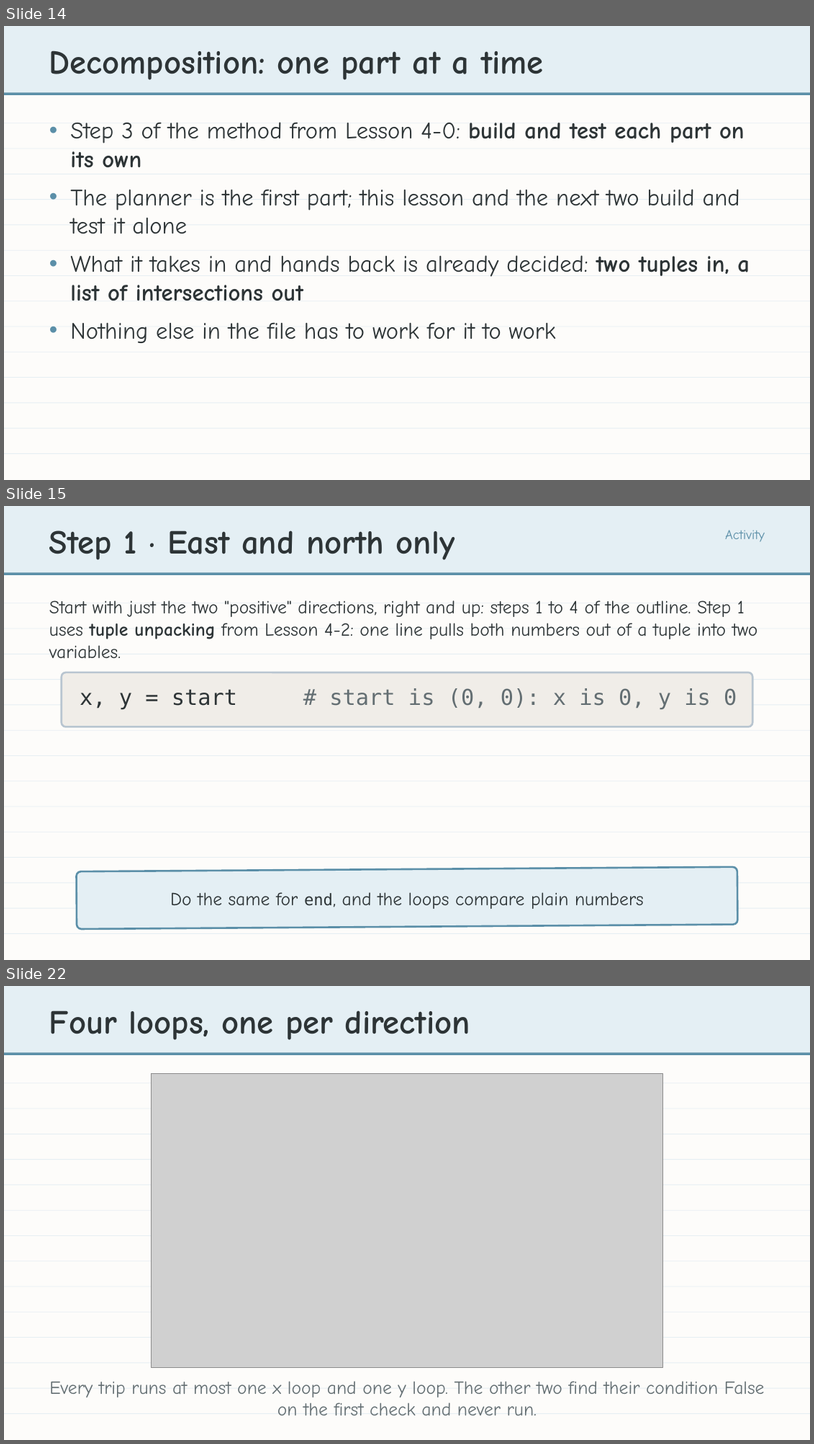
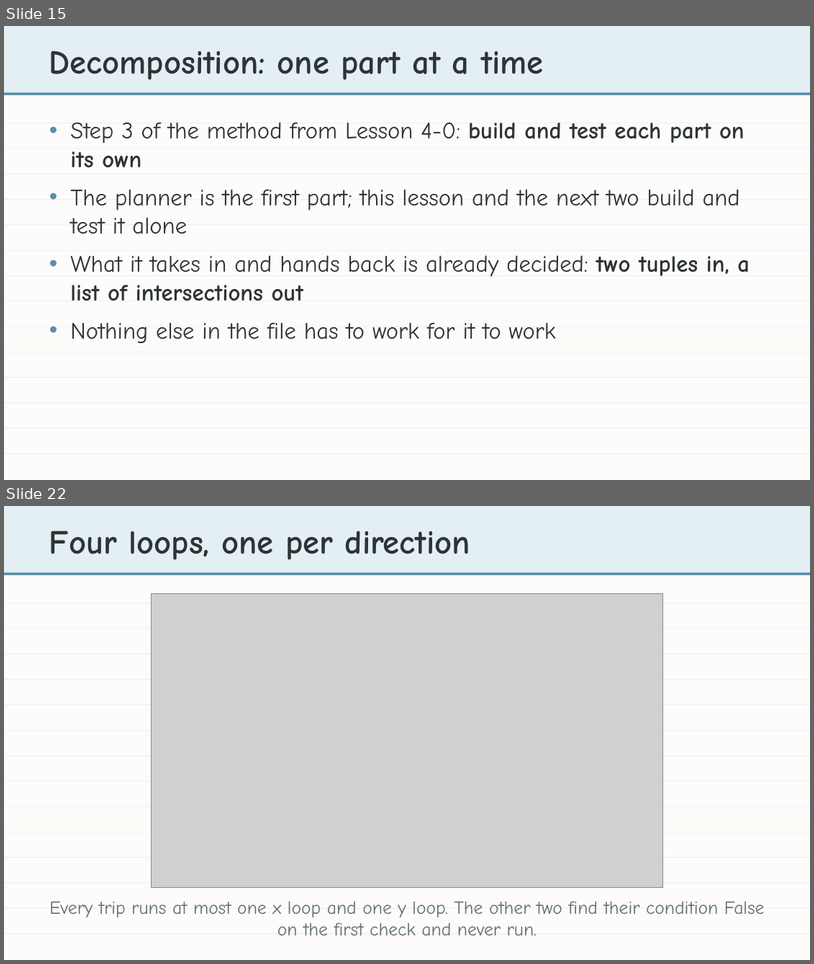
Before and after one commit to bradamiller/LearningPython, a slide deck: static/slides/module-04-manhattan/module-4-lesson-04-the-manhattan-algorithm.pptx. Shown one above the other, each under a label of ours: slides 14, 15 and 22 before the commit, slides 15 and 22 after it; the slides between them are not shown. The pictures are 814x1444 and 814x964 pixels, drawn with LibreOffice and Linux fonts; fonts in the diff are those of the drawing; grey boxes stand for pictures. Boxes give left, top, right and bottom in pixels: in the first picture for what was removed or moved away, otherwise in the second. Text is boxed around its words. In the diff, an @@ line names an element or a change of style, - is before the commit and + after.

```diff
--- a/static/slides/module-04-manhattan/module-4-lesson-04-the-manhattan-algorithm.pptx
+++ b/static/slides/module-04-manhattan/module-4-lesson-04-the-manhattan-algorithm.pptx
@@ slide 15 removed at <box>4,506,810,960</box>, background #FDFCFA @@
@@ rectangle removed at <box>4,506,810,572</box> @@
@@ text removed at <box>49,530,455,560</box> @@
-Step 1 · East and north only
@@ text removed at <box>725,530,765,542</box> @@
-Activity
@@ rectangle removed at <box>4,572,810,575</box> @@
@@ rectangle removed at <box>4,602,810,603</box> @@
@@ text removed at <box>49,600,759,659</box> @@
-Start with just the two "positive" directions, right and up: steps 1 to 4 of the outline. Step 1 uses tuple unpacking from Lesson 4-2: one line pulls both numbers out of a tuple into two variables.
@@ rectangle removed at <box>4,628,810,629</box> @@
@@ rectangle removed at <box>4,654,810,654</box> @@
@@ rounded rectangle removed at <box>62,672,753,727</box> @@
@@ rectangle removed at <box>4,679,810,680</box> @@
@@ text removed at <box>80,688,737,709</box> @@
-x, y = start # start is (0, 0): x is 0, y is 0
@@ rectangle removed at <box>4,705,810,705</box> @@
@@ rectangle removed at <box>4,730,810,731</box> @@
@@ rectangle removed at <box>4,755,810,756</box> @@
@@ rectangle removed at <box>4,780,810,781</box> @@
@@ rectangle removed at <box>4,806,810,807</box> @@
@@ rectangle removed at <box>4,831,810,832</box> @@
@@ rectangle removed at <box>4,857,810,857</box> @@
@@ rounded rectangle removed at <box>77,867,738,929</box> @@
@@ rectangle removed at <box>4,883,810,883</box> @@
@@ text removed at <box>170,892,644,908</box> @@
-Do the same for end, and the loops compare plain numbers
@@ rectangle removed at <box>4,908,810,908</box> @@
@@ rectangle removed at <box>4,933,810,934</box> @@
@@ what was slide 14 is now slide 15 @@
```
Also in this commit, not shown: 10 slides changed, 2 slides added, 1 other slide removed, 47 other files.
